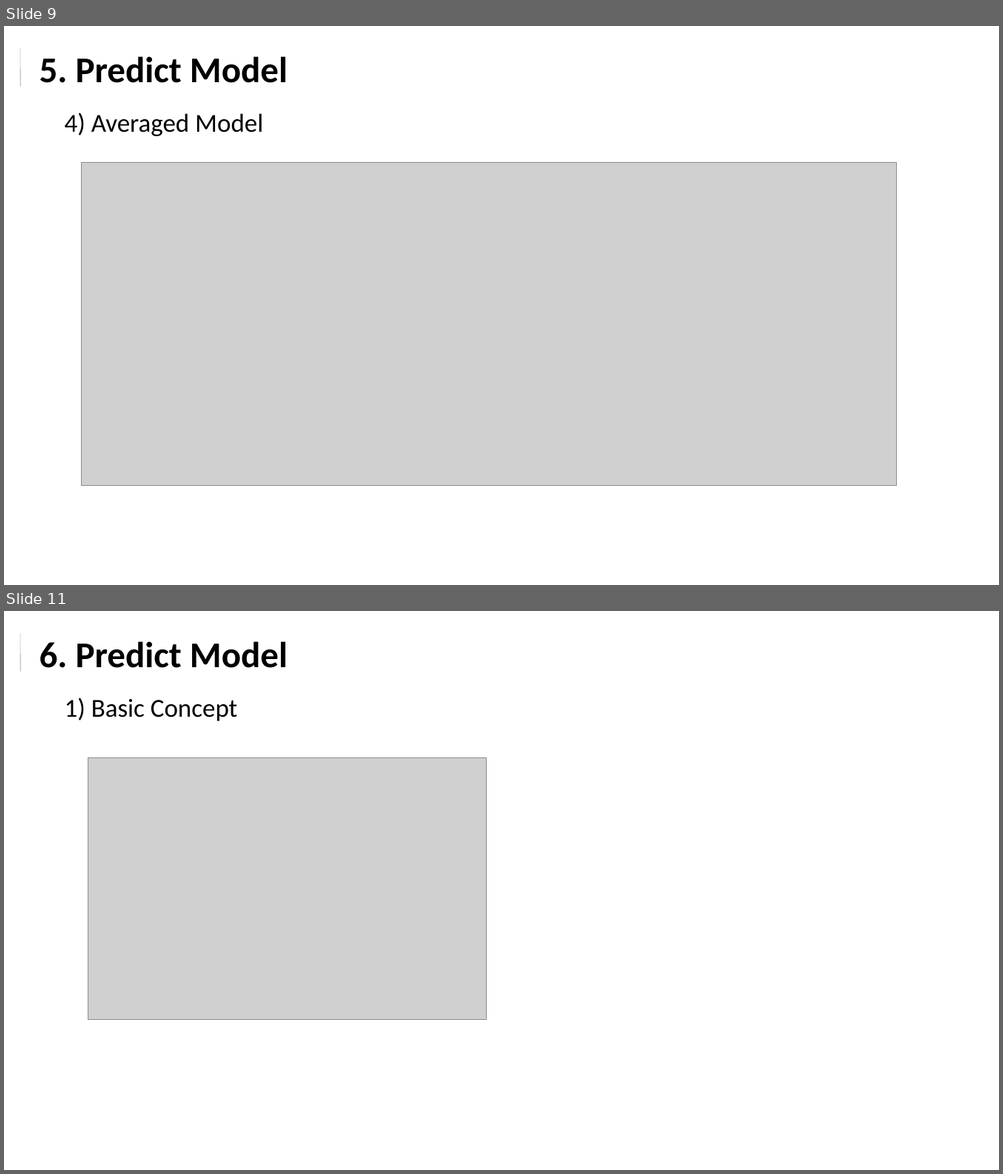
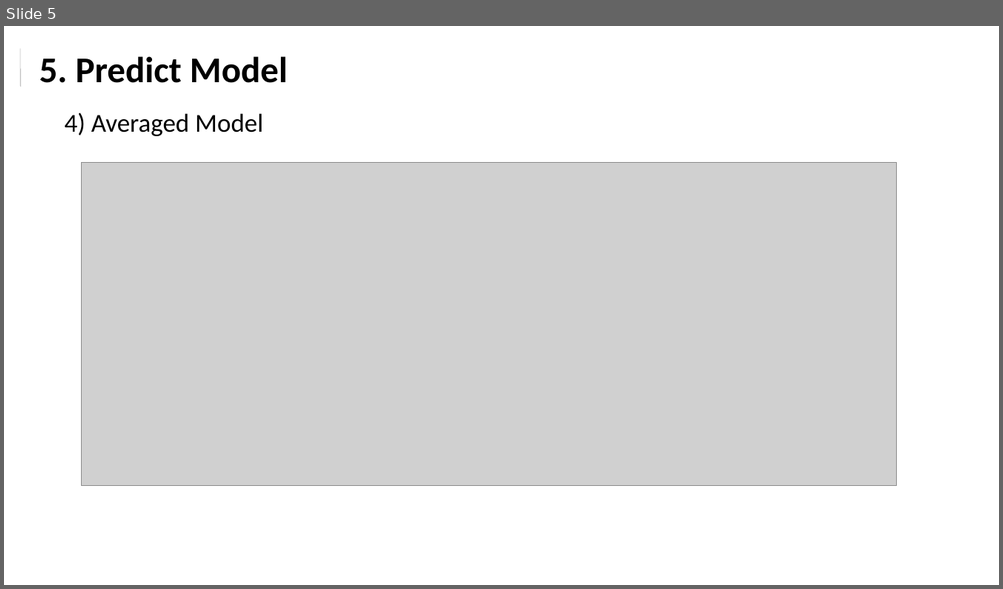
Before and after one commit to chazzy1/nycdsaML, a slide deck: documents/House_prediction_choi.pptx. Shown one above the other, each under a label of ours: slides 9 and 11 before the commit, slide 5 after it; the slides between them are not shown. The pictures are 1003x1174 and 1003x589 pixels, drawn with LibreOffice and Linux fonts; fonts in the diff are those of the drawing; grey boxes stand for pictures. Boxes give left, top, right and bottom in pixels: in the first picture for what was removed or moved away, otherwise in the second. Text is boxed around its words. In the diff, an @@ line names an element or a change of style, - is before the commit and + after.

```diff
--- a/documents/House_prediction_choi.pptx
+++ b/documents/House_prediction_choi.pptx
@@ slide 11 removed at box(4, 611, 999, 1170), background #FFFFFF @@
@@ line removed from (20, 633) to (20, 672) @@
@@ text removed at box(40, 641, 287, 668) @@
-6. Predict Model
@@ text removed at box(65, 698, 238, 721) @@
-1) Basic Concept
@@ picture removed at box(88, 758, 486, 1020) @@
@@ what was slide 9 is now slide 5 @@
```
Also in this commit, not shown: 3 slides changed, 4 slides added, 6 other slides removed, 13 other files.
